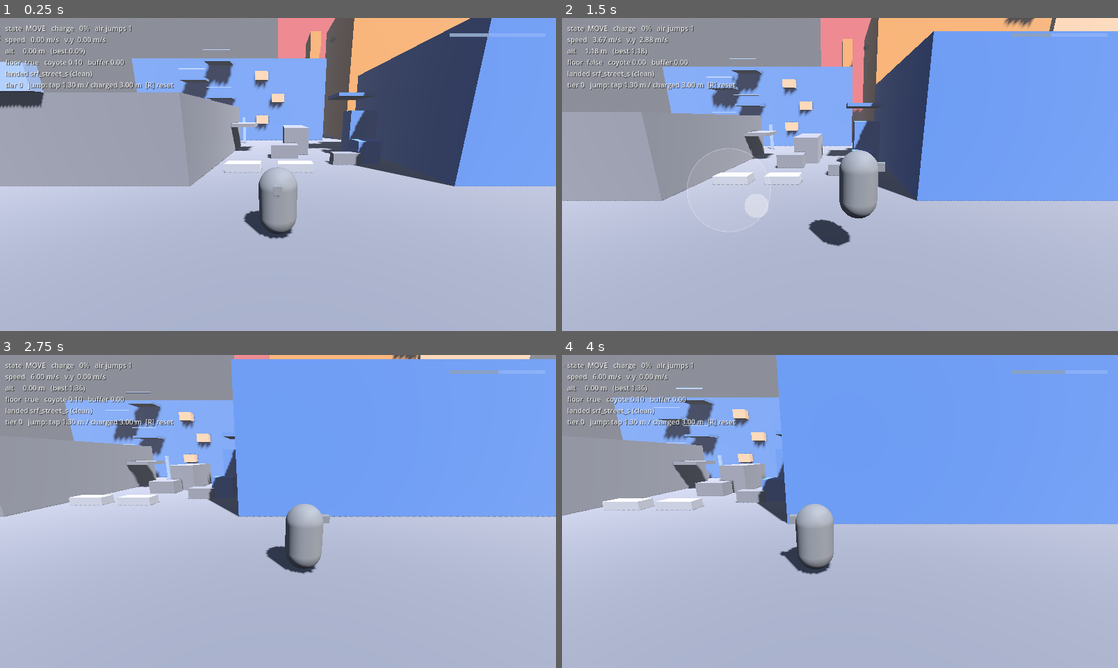
Above: before the commit, frames 1-4 (two rows, left to right).
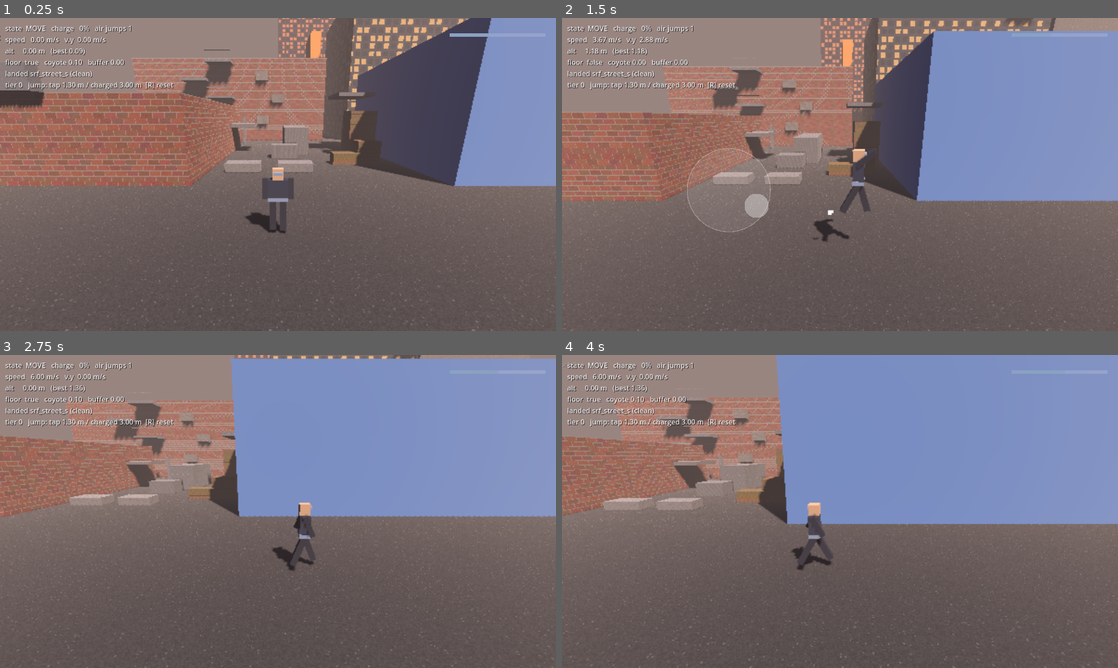
Above: after the commit, the same moments.

Repository: zerobleek/bleek-vision-website
Game: Godot game, scene res://scenes/main.tscn
The game is run twice, just before and just after one commit, with the same random seed, the same clock (stepped at 60 frames per second) and the same inputs. Sound files missing from this copy of the repository are replaced by a short silence.
Inputs (mouse positions are in pixels of both pictures, inside the frame that each line leads up to):
- Up to frame 1 (0.25 s): no input
- Up to frame 2 (1.5 s): move the mouse to (962, 158) at 0.52 s; hold D (move_right) 0.53-1.25 s; hold Space (jump) 0.53-1.25 s; click (962, 158) at 0.67 s; drag from (728, 190) to (812, 237) at 1.27 s
- Up to frame 3 (2.75 s): move the mouse to (333, 442) at 2.02 s; hold D (move_right) from 2.03 s (still down); hold Space (jump) from 2.03 s (still down)
- Up to frame 4 (4 s): release D (move_right) at 2.75 s; release Space (jump) at 2.75 s; drag from (812, 574) to (673, 464) at 2.77 s; move the mouse to (1006, 558) at 3.52 s; hold A (move_left) from 3.53 s (still down); hold Space (jump) from 3.53 s (still down)

The runs differ from the first frame. In frame 1, 87% of the frame differs, in the area x 0-100%, y 0-100%; in frame 2, 92%; in frame 3, 97%; in frame 4, 97%.

Commit message:
Add M4: PS2-era skin — textures, character, audio, particles, render settings
Six procedurally generated 128px tiling textures (brick, concrete,
asphalt, metal, wood, dusk windows) applied by surface-id rules with
world-triplanar mapping and nearest-neighbor filtering, with a faint
tier tint for route legibility. Blocky code-built character with run
cycle, charge crouch, air tuck, double-jump flip, and impact-scaled
landing squash. Synthesized placeholder SFX for every jump and landing
flavor plus a pitch-rising chain blip, tier-up chime, and a 100 BPM
lo-fi loop, wired through an audio director. Cube-particle landing
dust and speed lines. Renders at 75% internal 3D resolution with a
warm dusk fog. README gains iOS/TestFlight export steps.

Co-Authored-By: Claude Fable 5 <noreply@anthropic.com>
Claude-Session: https://claude.ai/code/session_01K7WtNoSLRvYh3QFiXD93AS

Diff:
--- a/jump-program/project.godot
+++ b/jump-program/project.godot
@@ -67,3 +67,5 @@
 
 renderer/rendering_method="mobile"
 renderer/rendering_method.mobile="mobile"
+scaling_3d/scale=0.75
+textures/default_filters/anisotropic_filtering_level=0
--- a/jump-program/scenes/main.tscn
+++ b/jump-program/scenes/main.tscn
@@ -8,12 +8,13 @@
 [ext_resource type="Script" path="res://scripts/xp_system.gd" id="6"]
 [ext_resource type="Script" path="res://scripts/xp_hud.gd" id="7"]
 [ext_resource type="Script" path="res://scripts/telemetry.gd" id="8"]
+[ext_resource type="Script" path="res://scripts/audio_director.gd" id="9"]
 
 [sub_resource type="ProceduralSkyMaterial" id="sky_mat"]
-sky_top_color = Color(0.25, 0.32, 0.45, 1)
-sky_horizon_color = Color(0.55, 0.56, 0.6, 1)
+sky_top_color = Color(0.2, 0.24, 0.38, 1)
+sky_horizon_color = Color(0.62, 0.5, 0.46, 1)
 ground_bottom_color = Color(0.1, 0.11, 0.13, 1)
-ground_horizon_color = Color(0.55, 0.56, 0.6, 1)
+ground_horizon_color = Color(0.62, 0.5, 0.46, 1)
 
 [sub_resource type="Sky" id="sky"]
 sky_material = SubResource("sky_mat")
@@ -23,8 +24,8 @@
 sky = SubResource("sky")
 ambient_light_source = 3
 fog_enabled = true
-fog_light_color = Color(0.55, 0.56, 0.6, 1)
-fog_density = 0.008
+fog_light_color = Color(0.6, 0.52, 0.5, 1)
+fog_density = 0.012
 
 [node name="Main" type="Node3D"]
 script = ExtResource("5")
@@ -49,6 +50,7 @@
 
 [node name="Sun" type="DirectionalLight3D" parent="."]
 rotation = Vector3(-0.9, 0.6, 0)
+light_color = Color(1, 0.88, 0.78, 1)
 shadow_enabled = true
 
 [node name="Env" type="WorldEnvironment" parent="."]
@@ -70,3 +72,8 @@
 script = ExtResource("8")
 player_path = NodePath("../Player")
 xp_path = NodePath("../XpSystem")
+
+[node name="AudioDirector" type="Node" parent="."]
+script = ExtResource("9")
+player_path = NodePath("../Player")
+xp_path = NodePath("../XpSystem")
--- a/jump-program/scenes/player/player.tscn
+++ b/jump-program/scenes/player/player.tscn
@@ -2,17 +2,12 @@
 
 [ext_resource type="Script" path="res://scripts/player.gd" id="1"]
 [ext_resource type="Script" path="res://scripts/jump_arc.gd" id="2"]
+[ext_resource type="Script" path="res://scripts/character_body.gd" id="3"]
+[ext_resource type="Script" path="res://scripts/fx.gd" id="4"]
 
 [sub_resource type="CapsuleShape3D" id="capsule"]
 radius = 0.5
 height = 1.8
-
-[sub_resource type="CapsuleMesh" id="capsule_mesh"]
-radius = 0.5
-height = 1.8
-
-[sub_resource type="BoxMesh" id="nose_mesh"]
-size = Vector3(0.2, 0.2, 0.3)
 
 [node name="Player" type="CharacterBody3D"]
 collision_layer = 2
@@ -24,14 +19,10 @@
 shape = SubResource("capsule")
 
 [node name="Body" type="Node3D" parent="."]
-
-[node name="Capsule" type="MeshInstance3D" parent="Body"]
-position = Vector3(0, 0.9, 0)
-mesh = SubResource("capsule_mesh")
-
-[node name="Nose" type="MeshInstance3D" parent="Body"]
-position = Vector3(0, 1.4, 0.5)
-mesh = SubResource("nose_mesh")
+script = ExtResource("3")
 
 [node name="JumpArc" type="MeshInstance3D" parent="."]
 script = ExtResource("2")
+
+[node name="Fx" type="Node3D" parent="."]
+script = ExtResource("4")
--- /dev/null
+++ b/jump-program/scripts/audio_director.gd
@@ -0,0 +1,71 @@
+extends Node
+## Plays SFX off player/XP signals and loops the music track.
+## All audio is procedurally generated placeholder (assets/audio/) —
+## real sound design replaces the files, not this code.
+
+const SFX := {
+	&"tap": "res://assets/audio/jump.wav",
+	&"charged": "res://assets/audio/jump_charged.wav",
+	&"air": "res://assets/audio/jump_air.wav",
+	&"wall": "res://assets/audio/jump_wall.wav",
+	&"clean": "res://assets/audio/land_clean.wav",
+	&"roll": "res://assets/audio/land_roll.wav",
+	&"heavy": "res://assets/audio/land_heavy.wav",
+	&"knockdown": "res://assets/audio/knockdown.wav",
+	&"grab": "res://assets/audio/grab.wav",
+	&"chain": "res://assets/audio/chain.wav",
+	&"tier_up": "res://assets/audio/tier_up.wav",
+}
+const MUSIC := "res://assets/audio/music_loop.wav"
+
+@export var player_path: NodePath
+@export var xp_path: NodePath
+
+var _sfx := {}
+var _music: AudioStreamPlayer
+
+
+func _ready() -> void:
+	for key: StringName in SFX:
+		if not ResourceLoader.exists(SFX[key]):
+			continue
+		var p := AudioStreamPlayer.new()
+		p.stream = load(SFX[key])
+		p.max_polyphony = 3
+		add_child(p)
+		_sfx[key] = p
+
+	if ResourceLoader.exists(MUSIC):
+		_music = AudioStreamPlayer.new()
+		_music.stream = load(MUSIC)
+		_music.volume_db = -8.0
+		_music.finished.connect(_music.play)
+		add_child(_music)
+		_music.play()
+
+	var player: Player = get_node(player_path)
+	player.jumped.connect(_play)
+	player.grabbed.connect(_play.bind(&"grab"))
+	player.landed.connect(_on_landed)
+	var xp := get_node(xp_path)
+	xp.tier_up.connect(func(_t: int, _n: String, _u: String) -> void: _play(&"tier_up"))
+	xp.chain_changed.connect(_on_chain)
+
+
+func _play(key: StringName) -> void:
+	if _sfx.has(key):
+		_sfx[key].play()
+
+
+func _on_landed(
+	_surface: Node, _drop: float, kind: StringName, airtime: float, _distance: float
+) -> void:
+	if kind == &"clean" and airtime < 0.15:
+		return
+	_play(kind)
+
+
+func _on_chain(chain: int) -> void:
+	if chain >= 2 and _sfx.has(&"chain"):
+		_sfx[&"chain"].pitch_scale = 1.0 + 0.06 * mini(chain, 10)
+		_sfx[&"chain"].play()
--- /dev/null
+++ b/jump-program/scripts/character_body.gd
@@ -0,0 +1,114 @@
+extends Node3D
+## Blocky PS2-era character, built and animated entirely in code:
+## run cycle, charge crouch, air tuck, a flip on the double jump,
+## land squash. Attached to the player's Body node (the yaw pivot).
+
+const SUIT := Color(0.16, 0.20, 0.30)
+const SUIT_DARK := Color(0.12, 0.15, 0.22)
+const SKIN := Color(0.83, 0.68, 0.54)
+const ACCENT := Color(0.54, 0.63, 0.76)
+const FLIP_TIME := 0.38
+
+var _rig: Node3D
+var _arm_l: Node3D
+var _arm_r: Node3D
+var _leg_l: Node3D
+var _leg_r: Node3D
+var _phase := 0.0
+var _flip_left := 0.0
+var _squash := 1.0
+
+@onready var _player: Player = get_parent()
+
+
+func _ready() -> void:
+	_rig = Node3D.new()
+	add_child(_rig)
+	_box(Vector3(0.5, 0.55, 0.28), Vector3(0, 1.25, 0), SUIT)         # torso
+	_box(Vector3(0.28, 0.28, 0.28), Vector3(0, 1.67, 0), SKIN)        # head
+	_box(Vector3(0.24, 0.07, 0.06), Vector3(0, 1.7, 0.15), ACCENT)    # visor
+	_box(Vector3(0.52, 0.1, 0.3), Vector3(0, 1.0, 0), ACCENT)         # belt
+	_arm_l = _limb(Vector3(-0.33, 1.5, 0), Vector3(0.13, 0.55, 0.13), SUIT_DARK)
+	_arm_r = _limb(Vector3(0.33, 1.5, 0), Vector3(0.13, 0.55, 0.13), SUIT_DARK)
+	_leg_l = _limb(Vector3(-0.14, 0.95, 0), Vector3(0.17, 0.9, 0.17), SUIT_DARK)
+	_leg_r = _limb(Vector3(0.14, 0.95, 0), Vector3(0.17, 0.9, 0.17), SUIT_DARK)
+	_player.jumped.connect(_on_jumped)
+	_player.landed.connect(_on_landed)
+
+
+func _box(size: Vector3, pos: Vector3, color: Color) -> MeshInstance3D:
+	var mi := MeshInstance3D.new()
+	var mesh := BoxMesh.new()
+	mesh.size = size
+	mi.mesh = mesh
+	mi.position = pos
+	var m := StandardMaterial3D.new()
+	m.albedo_color = color
+	m.roughness = 0.9
+	mi.material_override = m
+	_rig.add_child(mi)
+	return mi
+
+
+func _limb(pivot_pos: Vector3, size: Vector3, color: Color) -> Node3D:
+	var pivot := Node3D.new()
+	pivot.position = pivot_pos
+	_rig.add_child(pivot)
+	var mi := _box(size, Vector3.ZERO, color)
+	mi.reparent(pivot)
+	mi.position = Vector3(0, -size.y * 0.5 + 0.05, 0)
+	return pivot
+
+
+func _physics_process(delta: float) -> void:
+	var flat := Vector2(_player.velocity.x, _player.velocity.z).length()
+	var grounded := _player.is_on_floor()
+	var charging := _player.state == Player.State.CHARGE
+	var k := 1.0 - exp(-12.0 * delta)
+
+	if charging:
+		_pose(0.55, -0.55, 0.35, -0.2, k)          # arms back, one knee bent
+	elif grounded:
+		_phase += delta * flat * 2.4
+		var sw := clampf(flat / _player.run_speed, 0.0, 1.0) * 0.9
+		_pose(sin(_phase) * sw, -sin(_phase) * sw, -sin(_phase) * sw, sin(_phase) * sw, k)
+	else:
+		_pose(-2.4, -2.2, 0.55, -0.35, k)          # arms up, legs split
+
+	var target_squash := 0.88 if charging else 1.0
+	_squash = lerpf(_squash, target_squash, k)
+	_rig.scale.y = _squash
+
+	if _flip_left > 0.0:
+		var step := minf(delta * TAU / FLIP_TIME, _flip_left)
+		_rig.rotation.x += step
+		_flip_left -= step
+		if _flip_left <= 0.0:
+			_rig.rotation.x = 0.0
+
+
+func _pose(arm_l: float, arm_r: float, leg_l: float, leg_r: float, k: float) -> void:
+	_arm_l.rotation.x = lerpf(_arm_l.rotation.x, arm_l, k)
+	_arm_r.rotation.x = lerpf(_arm_r.rotation.x, arm_r, k)
+	_leg_l.rotation.x = lerpf(_leg_l.rotation.x, leg_l, k)
+	_leg_r.rotation.x = lerpf(_leg_r.rotation.x, leg_r, k)
+
+
+func _on_jumped(kind: StringName) -> void:
+	if kind == &"air":
+		_flip_left = TAU
+	_squash = 1.08  # brief stretch on takeoff
+
+
+func _on_landed(
+	_surface: Node, _drop: float, kind: StringName, _airtime: float, _distance: float
+) -> void:
+	match kind:
+		&"heavy", &"knockdown":
+			_squash = 0.68
+		&"roll":
+			_squash = 0.78
+		_:
+			_squash = 0.85
+	_rig.rotation.x = 0.0
+	_flip_left = 0.0
--- /dev/null
+++ b/jump-program/scripts/fx.gd
@@ -0,0 +1,62 @@
+extends Node3D
+## Landing dust + speed lines, built in code. Chunky box particles — no
+## soft alpha sprites; the era demands hard little cubes.
+
+var _dust: GPUParticles3D
+var _trail: GPUParticles3D
+
+@onready var _player: Player = get_parent()
+
+
+func _ready() -> void:
+	_dust = _make_emitter(14, 0.5, true, Color(0.75, 0.73, 0.7), 2.5, -6.0)
+	_trail = _make_emitter(24, 0.3, false, Color(1, 1, 1, 0.5), 0.4, 0.0)
+	_player.landed.connect(_on_landed)
+
+
+func _make_emitter(
+	amount: int, lifetime: float, one_shot: bool, color: Color, speed: float, gravity: float
+) -> GPUParticles3D:
+	var p := GPUParticles3D.new()
+	p.amount = amount
+	p.lifetime = lifetime
+	p.one_shot = one_shot
+	p.explosiveness = 1.0 if one_shot else 0.0
+	p.emitting = false
+	p.local_coords = false
+	var pm := ParticleProcessMaterial.new()
+	pm.direction = Vector3(0, 1, 0)
+	pm.spread = 75.0
+	pm.initial_velocity_min = speed * 0.5
+	pm.initial_velocity_max = speed
+	pm.gravity = Vector3(0, gravity, 0)
+	pm.scale_min = 0.6
+	pm.scale_max = 1.2
+	pm.color = color
+	p.process_material = pm
+	var mesh := BoxMesh.new()
+	mesh.size = Vector3(0.08, 0.08, 0.08)
+	var m := StandardMaterial3D.new()
+	m.shading_mode = BaseMaterial3D.SHADING_MODE_UNSHADED
+	m.vertex_color_use_as_albedo = true
+	mesh.material = m
+	p.draw_pass_1 = mesh
+	add_child(p)
+	return p
+
+
+func _physics_process(_delta: float) -> void:
+	var fast := _player.velocity.length() > 8.0
+	if _trail.emitting != fast:
+		_trail.emitting = fast
+	_trail.global_position = _player.global_position + Vector3.UP * 0.9
+
+
+func _on_landed(
+	_surface: Node, drop: float, _kind: StringName, airtime: float, _distance: float
+) -> void:
+	if airtime < 0.15 and drop < 0.5:
+		return
+	_dust.global_position = _player.global_position + Vector3.UP * 0.1
+	_dust.restart()
+	_dust.emitting = true
--- a/jump-program/scripts/player.gd
+++ b/jump-program/scripts/player.gd
@@ -8,6 +8,8 @@
 
 signal landed(surface: Node, drop: float, kind: StringName, airtime: float, distance: float)
 signal took_off
+signal jumped(kind: StringName)
+signal grabbed
 
 enum State { MOVE, CHARGE, MANTLE, STUN }
 
@@ -164,19 +166,19 @@
 
 	if released:
 		if state == State.CHARGE:
-			_launch(charge_apex(), true)
+			_launch(charge_apex(), true, &"charged")
 			state = State.MOVE
 		elif coyote_left > 0.0:
-			_launch(jump_height, false)
+			_launch(jump_height, false, &"tap")
 		elif player_tier >= 2 and not on_floor and is_on_wall():
 			_wall_jump()
 		elif player_tier >= 2 and not on_floor and air_jumps_left > 0:
 			air_jumps_left -= 1
-			_launch(air_jump_height, true)
+			_launch(air_jump_height, true, &"air")
 		else:
 			buffer_left = jump_buffer
 	if buffer_left > 0.0 and coyote_left > 0.0 and state == State.MOVE:
-		_launch(jump_height, false)
+		_launch(jump_height, false, &"tap")
 		buffer_left = 0.0
 
 	var wish := _wish_dir() if state != State.STUN else Vector3.ZERO
@@ -211,7 +213,7 @@
 		respawn()
 
 
-func _launch(apex: float, aimed: bool) -> void:
+func _launch(apex: float, aimed: bool, kind: StringName) -> void:
 	velocity.y = jump_speed_for(apex)
 	if aimed:
 		var wish := _wish_dir()
@@ -221,6 +223,7 @@
 			velocity.z = h.z
 	coyote_left = 0.0
 	buffer_left = 0.0
+	jumped.emit(kind)
 
 
 func _wall_jump() -> void:
@@ -230,6 +233,7 @@
 	velocity.z = n.z * wall_push
 	_body.rotation.y = atan2(n.x, n.z)
 	buffer_left = 0.0
+	jumped.emit(&"wall")
 
 
 ## Mid-air ledge grab: wall ahead at shin height, walkable top within
@@ -262,6 +266,7 @@
 	velocity = Vector3.ZERO
 	state = State.MANTLE
 	_body.rotation.y = atan2(dir.x, dir.z)
+	grabbed.emit()
 
 
 func _mantle_step(delta: float) -> void:
--- a/jump-program/scripts/surface.gd
+++ b/jump-program/scripts/surface.gd
@@ -9,6 +9,22 @@
 	Color(0.35, 0.55, 0.85),  # T1 blue
 	Color(0.95, 0.60, 0.25),  # T2 orange
 	Color(0.90, 0.30, 0.30),  # out of bounds red
+]
+
+## surface_id substring -> [texture, world-units per tile]. First match wins,
+## so specific parts (fire escapes, antennas) come before their buildings.
+const TEXTURE_RULES: Array = [
+	["street", "asphalt", 3.0],
+	["pole", "metal", 2.0], ["rail", "metal", 2.0], ["fe_", "metal", 2.0],
+	["dumpster", "metal", 2.0], ["van", "metal", 2.0], ["machinery", "metal", 2.0],
+	["catwalk", "metal", 2.0], ["billboard", "metal", 2.0], ["antenna", "metal", 2.0],
+	["awning", "metal", 2.0], ["canopy", "metal", 2.0], ["sign", "metal", 2.0],
+	["ac_", "metal", 2.0], ["stairbox", "concrete", 2.0],
+	["table", "wood", 2.0], ["crate", "wood", 2.0],
+	["balcony", "concrete", 2.0], ["shelf", "concrete", 2.0],
+	["ledge", "concrete", 2.0], ["planter", "concrete", 2.0],
+	["bodega", "brick", 2.0], ["walkup", "brick", 2.0],
+	["mid", "windows", 3.4], ["tower", "windows", 3.4],
 ]
 
 @export var surface_id: StringName = &"":
@@ -58,7 +74,27 @@
 func _refresh_color() -> void:
 	if _mesh == null:
 		return
-	var c := TIER_COLORS[clampi(tier, 0, TIER_COLORS.size() - 1)]
+	var m := _mesh.material_override as StandardMaterial3D
+	var tier_c := TIER_COLORS[clampi(tier, 0, TIER_COLORS.size() - 1)]
+	var sid := String(surface_id)
+	var tex_path := ""
+	var tile := 2.0
+	for rule in TEXTURE_RULES:
+		if sid.contains(rule[0]):
+			tex_path = "res://assets/textures/%s.png" % rule[1]
+			tile = rule[2]
+			break
+	if tex_path == "" or not ResourceLoader.exists(tex_path):
+		m.albedo_color = tier_c.lerp(Color.WHITE, 0.45) if precision else tier_c
+		return
+	m.albedo_texture = load(tex_path)
+	m.texture_filter = BaseMaterial3D.TEXTURE_FILTER_NEAREST
+	m.uv1_triplanar = true
+	m.uv1_world_triplanar = true
+	m.uv1_scale = Vector3.ONE / tile
+	# Faint tier tint keeps route legibility on top of the textures;
+	# the Tower stays hard red, precision surfaces read brighter.
+	var tint_amt := 0.5 if tier >= TIER_COLORS.size() - 1 else 0.16
+	m.albedo_color = Color.WHITE.lerp(tier_c, tint_amt)
 	if precision:
-		c = c.lerp(Color.WHITE, 0.45)
-	(_mesh.material_override as StandardMaterial3D).albedo_color = c
+		m.albedo_color = m.albedo_color.lightened(0.25)
Binary file added: jump-program/assets/textures/asphalt.png
Binary file added: jump-program/assets/textures/brick.png
Binary file added: jump-program/assets/textures/concrete.png
Binary file added: jump-program/assets/textures/metal.png
Binary file added: jump-program/assets/textures/windows.png
Binary file added: jump-program/assets/textures/wood.png
Not shown: 1 places in jump-program/scenes/main.tscn that only renumber resources
Not shown, changed: jump-program/README.md
Not shown, added: jump-program/assets/audio/chain.wav
Not shown, added: jump-program/assets/audio/grab.wav
Not shown, added: jump-program/assets/audio/jump.wav
Not shown, added: jump-program/assets/audio/jump_air.wav
(and 8 more such lines)
